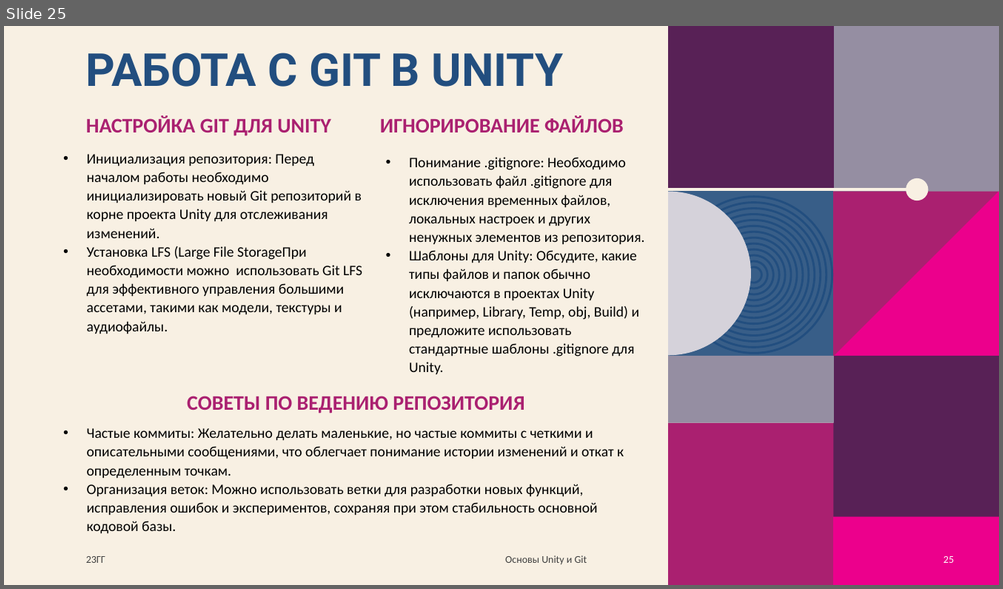
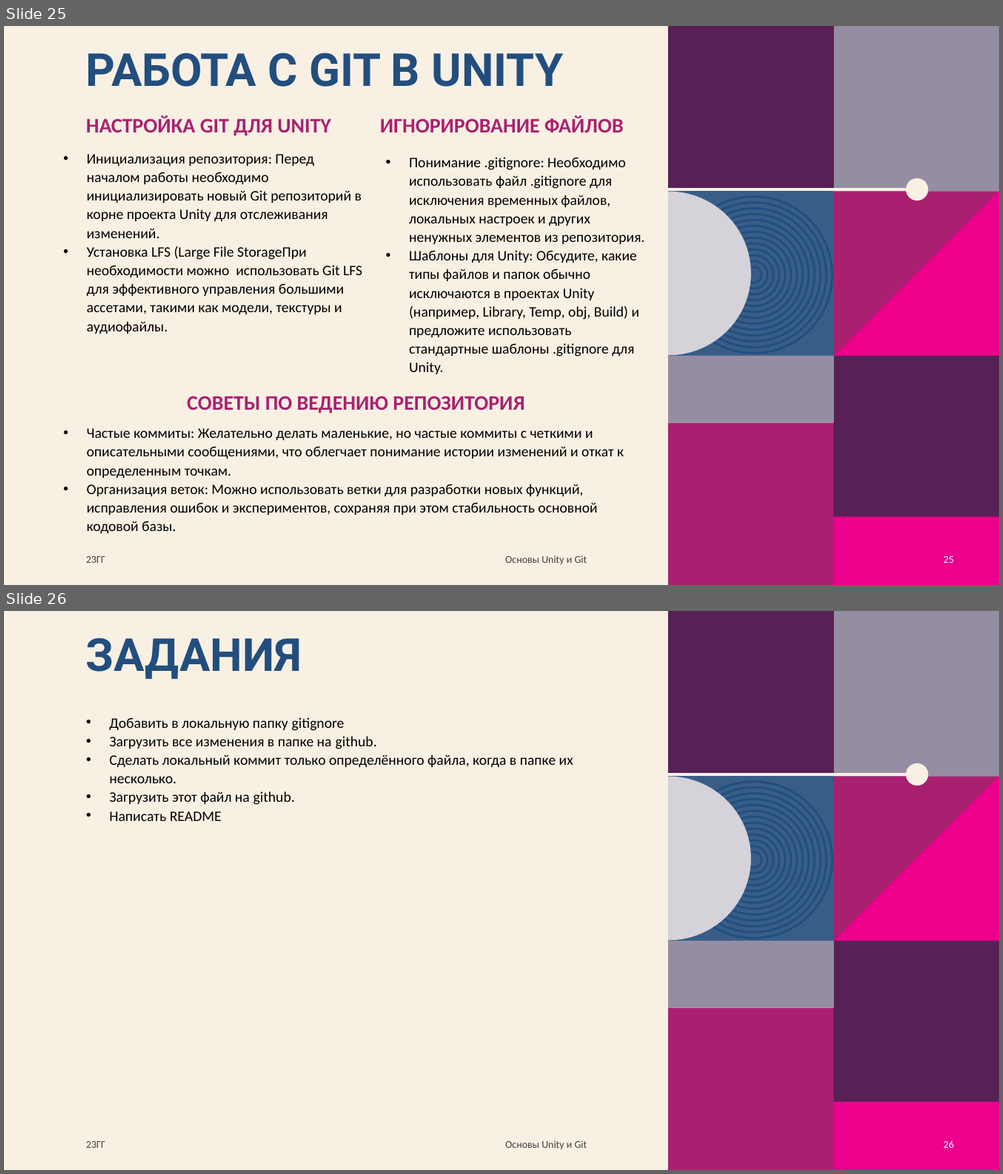
Before and after one commit to Sharik2468/UnityVRCourse, a slide deck: Presentation/1. Основы Unity.pptx. Shown one above the other, each under a label of ours: slide 25 before the commit, slides 25 and 26 after it. The pictures are 1003x589 and 1003x1174 pixels, drawn with LibreOffice and Linux fonts; fonts in the diff are those of the drawing; background and template pictures are left out. Boxes give left, top, right and bottom in pixels: in the first picture for what was removed or moved away, otherwise in the second. Text is boxed around its words. In the diff, an @@ line names an element or a change of style, - is before the commit and + after.

```diff
--- a/Presentation/1. Основы Unity.pptx
+++ b/Presentation/1. Основы Unity.pptx
@@ slide 26 added at (4, 611, 999, 1170), background #F8F0E3; not listed: 25 template elements that a slide beside it also shows @@
@@ title added at (86, 638, 301, 679), 44 pt, text #224E7F, bold @@
+ЗАДАНИЯ
@@ text added at (109, 718, 573, 821), 14 pt, text #000000 @@
+• Добавить в локальную папку gitignore
+• Загрузить все изменения в папке на github.
+• Сделать локальный коммит только определённого файла, когда в папке их несколько.
+• Загрузить этот файл на github.
+• Написать README
@@ text added at (86, 1142, 105, 1148), 10 pt, text #404040 @@
+23ГГ
@@ text added at (505, 1141, 587, 1150), 10 pt, text #404040 @@
+Основы Unity и Git
@@ page number added at (943, 1141, 953, 1148), 10 pt, text #FFFFFF @@
+26
```
Also in this commit, not shown: 54 other files.
